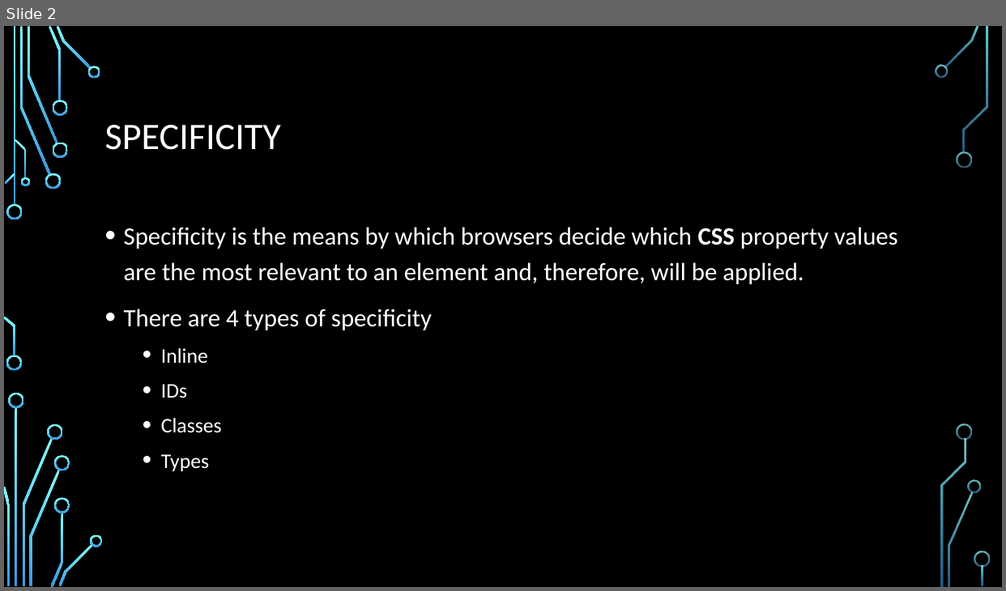
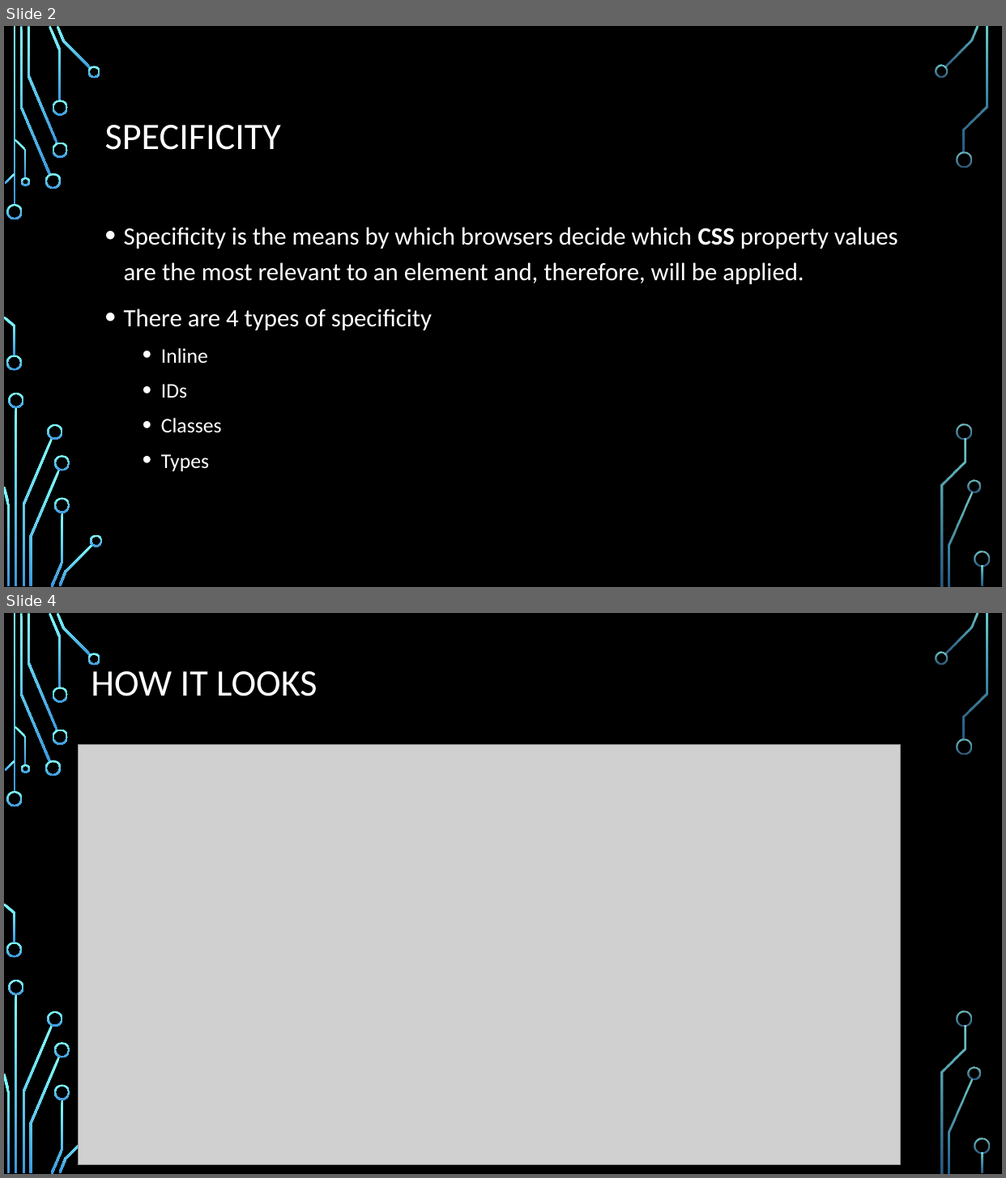
Before and after one commit to mkshoaf/mkshoaf.github.io, a slide deck: presentation/CSS Specificity.pptx. Shown one above the other, each under a label of ours: slide 2 before the commit, slides 2 and 4 after it; the slides between them are not shown. The pictures are 1006x591 and 1006x1178 pixels, drawn with LibreOffice and Linux fonts; fonts in the diff are those of the drawing; grey boxes stand for pictures; background and template pictures are left out. Boxes give left, top, right and bottom in pixels: in the first picture for what was removed or moved away, otherwise in the second. Text is boxed around its words. In the diff, an @@ line names an element or a change of style, - is before the commit and + after.

```diff
--- a/presentation/CSS Specificity.pptx
+++ b/presentation/CSS Specificity.pptx
@@ slide 4 added at (4,613,1002,1174), background picture (left out); not listed: 35 template elements that a slide beside it also shows @@
@@ title added at (91,665,317,696), 36 pt, text #FFFFFF @@
+HOW IT LOOKS
@@ picture added at (78,744,901,1165) @@
```
Also in this commit, not shown: 1 slide changed, 1 other slide added, 1 other file.
